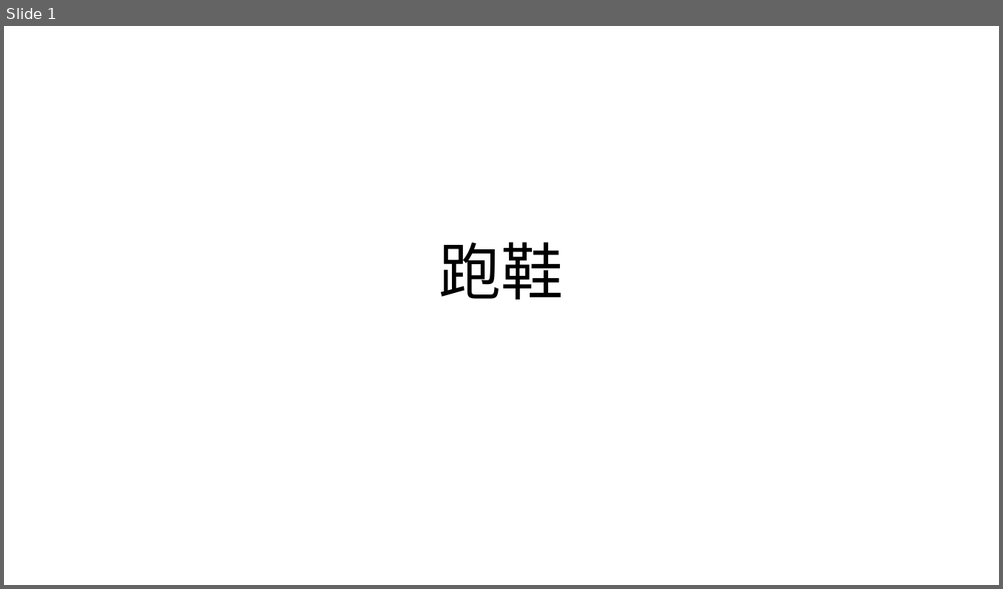
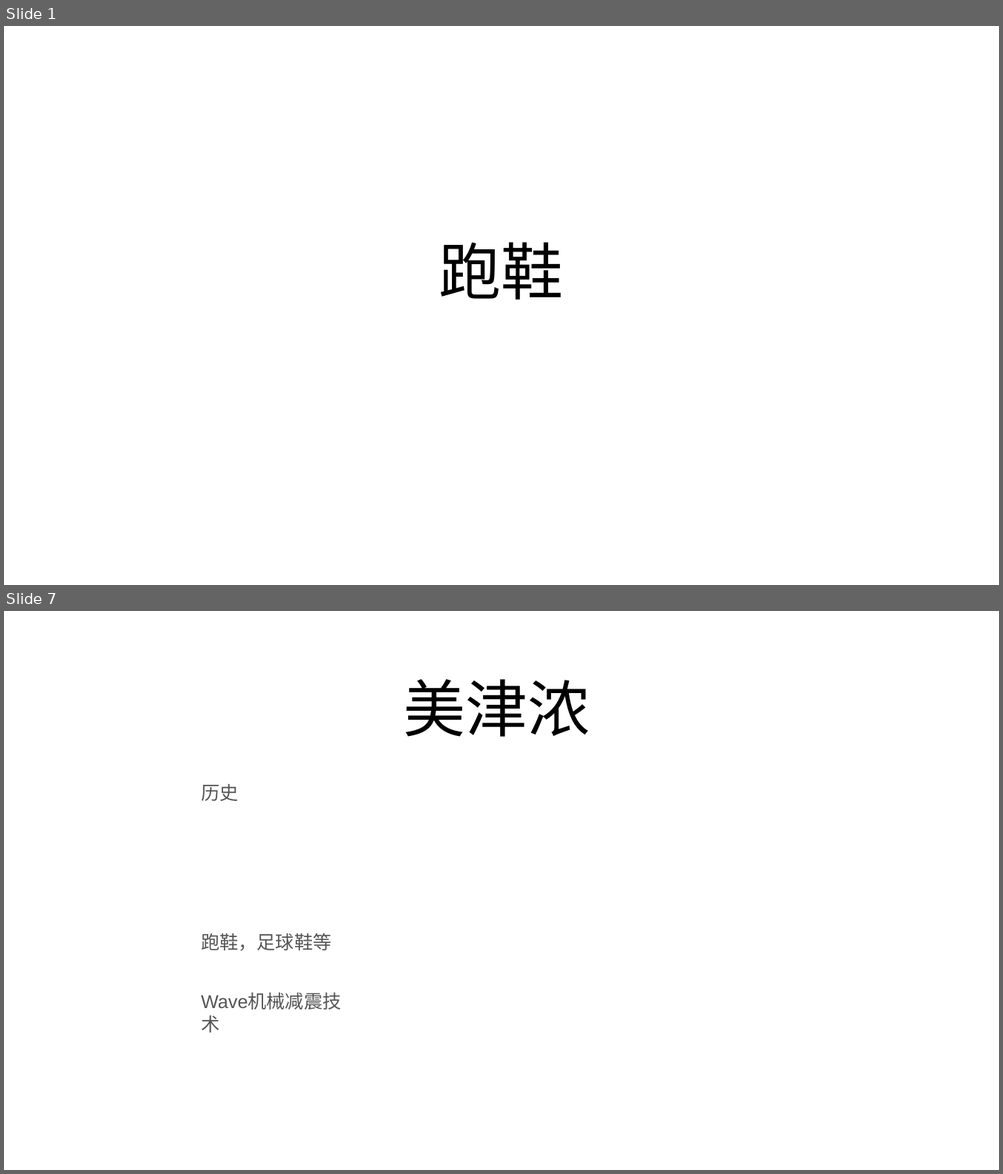
Before and after one commit to FredJiangFei/freetalk, a slide deck: 跑鞋/paoxie.pptx. Shown one above the other, each under a label of ours: slide 1 before the commit, slides 1 and 7 after it; the slides between them are not shown. The pictures are 1003x589 and 1003x1174 pixels, drawn with LibreOffice and Linux fonts; fonts in the diff are those of the drawing. Boxes give left, top, right and bottom in pixels: in the first picture for what was removed or moved away, otherwise in the second. Text is boxed around its words. In the diff, an @@ line names an element or a change of style, - is before the commit and + after.

```diff
--- a/跑鞋/paoxie.pptx
+++ b/跑鞋/paoxie.pptx
@@ slide 7 added at (4, 611, 999, 1170), background #FFFFFF @@
@@ title added at (404, 679, 590, 737), 60 pt, text #000000 @@
+美津浓
@@ text added at (201, 784, 238, 801), 18 pt, text #555555 @@
+历史
@@ text added at (201, 934, 331, 951), 18 pt, text #555555 @@
+跑鞋，足球鞋等
@@ text added at (193, 987, 364, 1017), 18 pt, text #555555 @@
+Wave机械减震技术
```
Also in this commit, not shown: 5 other slides added, 1 other file.
